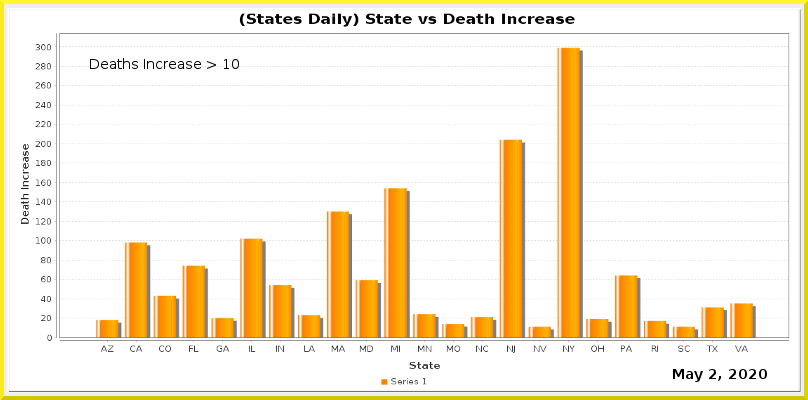
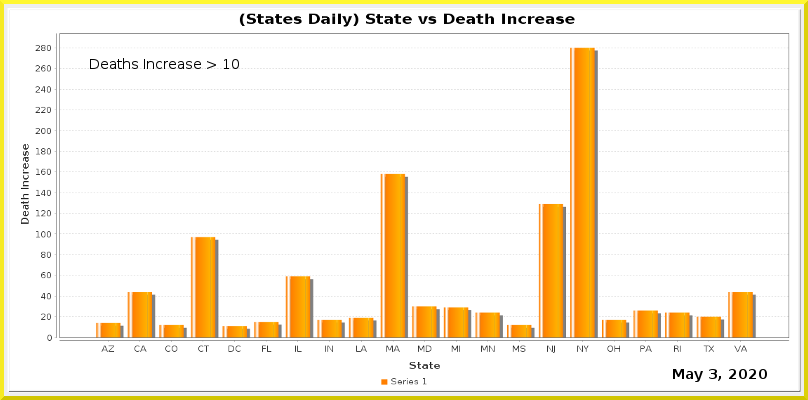
Layers edited between the first and the second 808px x 400px image:
painted on "Current Date" over left=709, top=369, right=717, bottom=379
painted on "Date_vs_TestIncrease.png" over left=35, top=44, right=789, bottom=353
